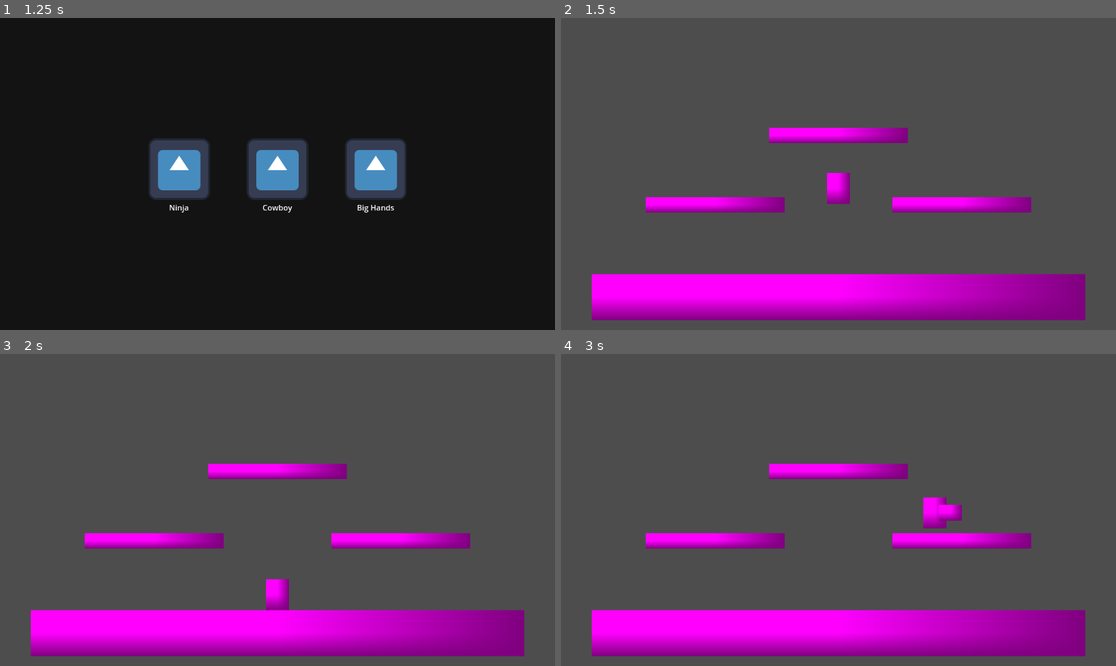
Above: before the commit, frames 1-4 (two rows, left to right).
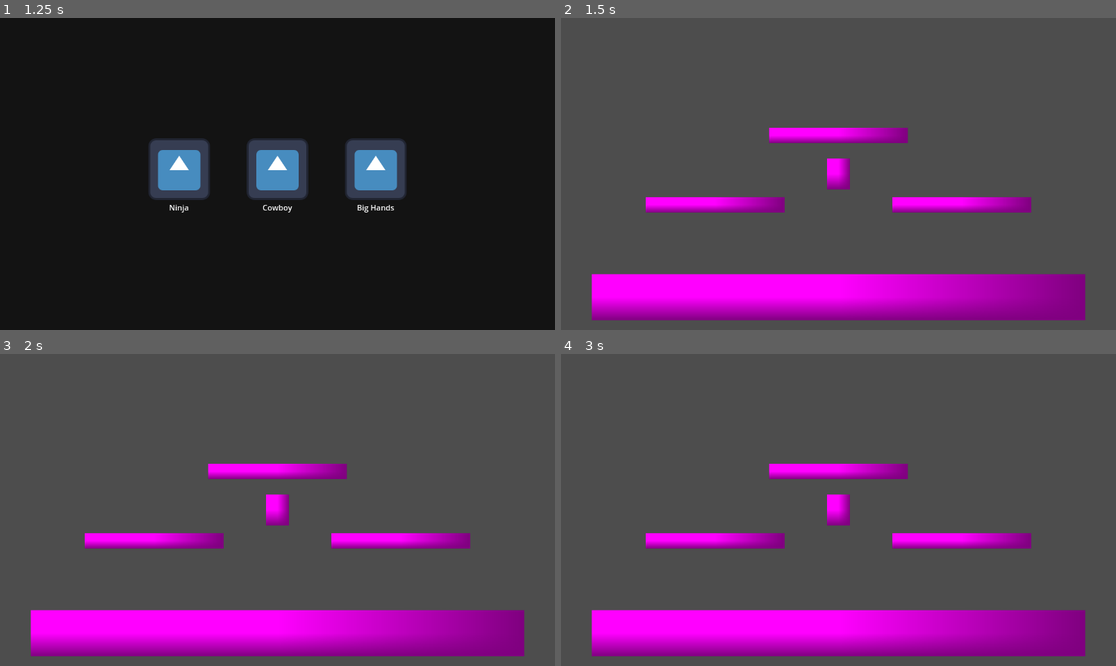
Above: after the commit, the same moments.

Repository: ima-cow/Fighting-game-adv-comp-sci
Game: Godot game, scene res://scenes/level_selector.tscn
Same seed, same stepped clock (60 frames per second), same inputs: the game is played once before the commit and once after it. The engine's default icon, where the game draws it, is replaced by a stand-in: a white triangle on a blue panel in a dark square.
Inputs (mouse positions are in pixels of both pictures, inside the frame that each line leads up to):
- Up to frame 1 (1.25 s): click (177, 167) at 0.5 s
- Up to frame 2 (1.5 s): click (738, 167) at 1.25 s
- Up to frame 3 (2 s): no input
- Up to frame 4 (3 s): tap Enter at 2 s; hold D (move_right) from 2.03 s (still down); tap H (grab) at 2.1 s; tap Space (jump) at 2.27, 2.57 s; tap U (jab) at 2.3, 2.85 s

Frame 1 is identical in both runs. In frame 2, 0.5% of the frame differs, in the area x 47-53%, y 44-60%; in frame 3, 0.8%; in frame 4, 1.0%, in the area x 47-73%, y 44-56%.

Commit message:
trying to add jumping better but ts is not working

Diff:
--- a/scenes/characters/big_hands.tscn
+++ b/scenes/characters/big_hands.tscn
@@ -1,6 +1,6 @@
 [gd_scene load_steps=5 format=3 uid="uid://dtjm3krq2hla"]
 
-[ext_resource type="Script" uid="uid://dmmkpendim0ea" path="res://scripts/player_movement.gd" id="1_qudrh"]
+[ext_resource type="Script" uid="uid://dmmkpendim0ea" path="res://scripts/player.gd" id="1_qudrh"]
 [ext_resource type="Script" uid="uid://debrlwtgoufjc" path="res://scripts/move_resolver.gd" id="2_8b2gc"]
 
 [sub_resource type="CapsuleShape2D" id="CapsuleShape2D_k366a"]
--- a/scenes/characters/cowboy.tscn
+++ b/scenes/characters/cowboy.tscn
@@ -1,6 +1,6 @@
 [gd_scene load_steps=5 format=3 uid="uid://douwo3m6epfnp"]
 
-[ext_resource type="Script" uid="uid://dmmkpendim0ea" path="res://scripts/player_movement.gd" id="1_w4fov"]
+[ext_resource type="Script" uid="uid://dmmkpendim0ea" path="res://scripts/player.gd" id="1_w4fov"]
 [ext_resource type="Script" uid="uid://debrlwtgoufjc" path="res://scripts/move_resolver.gd" id="2_qljkb"]
 
 [sub_resource type="CapsuleShape2D" id="CapsuleShape2D_k366a"]
--- a/scenes/characters/ninja.tscn
+++ b/scenes/characters/ninja.tscn
@@ -1,6 +1,6 @@
 [gd_scene load_steps=5 format=3 uid="uid://dmslc11hhyyu"]
 
-[ext_resource type="Script" uid="uid://dmmkpendim0ea" path="res://scripts/player_movement.gd" id="1_got4c"]
+[ext_resource type="Script" uid="uid://dmmkpendim0ea" path="res://scripts/player.gd" id="1_got4c"]
 [ext_resource type="Script" uid="uid://debrlwtgoufjc" path="res://scripts/move_resolver.gd" id="2_4i837"]
 
 [sub_resource type="CapsuleShape2D" id="CapsuleShape2D_k366a"]
--- a/scripts/move.gd
+++ b/scripts/move.gd
@@ -1,9 +1,9 @@
 extends Area2D
 
-@export var start_up = 0.1
-@export var up_time = 0.1
-@export var end_lag = 0.1
-@onready var character = $"../.."
+@export var start_up := 0.1
+@export var up_time := 0.1
+@export var end_lag := 0.1
+@onready var character := $"../.."
 
 func _ready() -> void:
 	character.can_move = false
--- a/scripts/move_resolver.gd
+++ b/scripts/move_resolver.gd
@@ -8,17 +8,15 @@
 @export var special_1 := preload("res://scenes/moves/blank_move.tscn")
 @export var special_2 := preload("res://scenes/moves/blank_move.tscn")
 
-var player_position
-var player_direction
+var player_position: Vector2
 
 func instantiate_move(selected_move: PackedScene):
-	var move = selected_move.instantiate()
+	var move: Area2D = selected_move.instantiate()
 	add_child(move)
 	move.global_position = player_position
 
-func do_move(position: Vector2, direction: int):
+func do_move(position: Vector2):
 	player_position = position
-	player_direction = direction
 	#spagetti code :/
 	#lmk if you know any better way to do this
 	if Input.is_action_just_pressed("jab") && !Input.is_action_pressed("move_left") && !Input.is_action_pressed("move_right"):
--- a/scripts/player_movement.gd
+++ /dev/null
@@ -1,42 +0,0 @@
-extends CharacterBody2D
-
-const JUMP_VELOCITY = -800.0
-@export var speed = 400.0
-@export var health = 100.0
-var can_move = true
-
-func _ready() -> void:
-	$"../PlayArea".body_shape_exited.connect(_on_play_area_body_shaped_exited)
-
-func _physics_process(delta: float) -> void:
-	if not is_on_floor():
-		velocity += get_gravity() * delta
-
-	if can_move:
-		if Input.is_action_just_pressed("jump") and is_on_floor():
-			velocity.y = JUMP_VELOCITY
-
-		var direction := Input.get_axis("move_left", "move_right")
-		if direction:
-			velocity.x = direction * speed
-		else:
-			velocity.x = move_toward(velocity.x, 0, speed)
-
-		$MoveResolver.do_move(global_position, 0)
-	else:
-		velocity.x *= 2 * delta
-
-	move_and_slide()
-
-func _process(_delta: float) -> void:
-	if health <= 0:
-		print("YOU DIED!")
-		queue_free()
-
-	if velocity.x < 0:
-		$Sprite2D.flip_h = true
-	elif velocity.x > 0:
-		$Sprite2D.flip_h = false
-
-func _on_play_area_body_shaped_exited():
-	health = 0
Not shown, removed: scripts/player_movement.gd.uid
